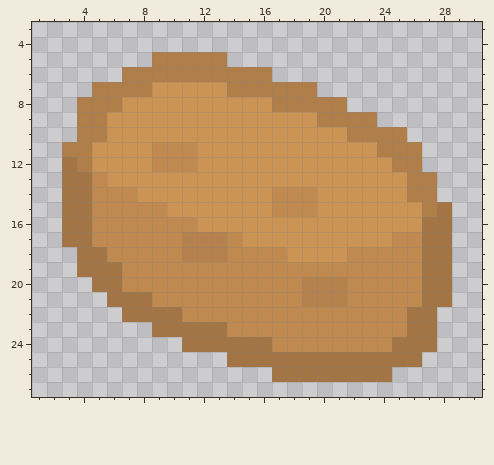
Two versions of one pixel-art sprite, Assets/Resources/Sprites/Resources/Potato/potato-base.png. This is how it looked before the edit.
The file is 32x32 pixels. Colours within 5 levels of each other are drawn and written as one. Shown: x 1..30, y 3..27.
After the commit:
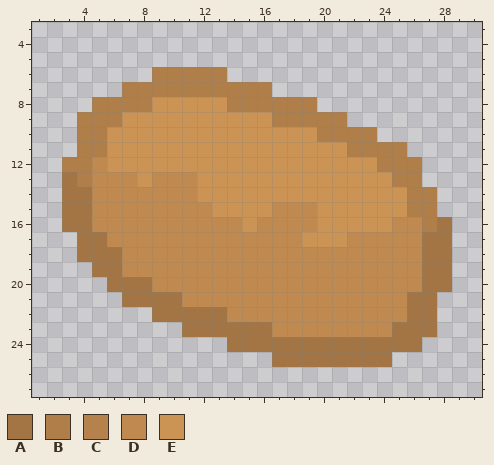
Palette (. is transparent): A #a37544  B #af7e49  C #b5814d  D #bf8950  E #cb9354
Difference:
The edit turns colour D into colour A in row 17 at x 5; in row 18 at x 6; in row 20 at x 7 to 8; in row 21 at x 9 to 10 and 26; in row 22 at x 11 to 13; in row 23 at x 14 to 16 and 25.
The edit turns colour D into colour A in row 24 at x 17 to 24.
The edit turns colour A into colour B in row 12 at x 3; in row 13 at x 4; in row 16 at x 27.
The edit turns colour E into colour B in row 7 at x 9 to 13; in row 8 at x 7 to 8 and 14 to 16; in row 9 at x 6 and 17 to 19; in row 10 at x 20 to 21; in row 11 at x 5 and 22 to 23; in row 12 at x 24.
The edit turns colour E into colour B in row 13 at x 25; in row 15 at x 26.
The edit turns colour C into colour D in rows 17 to 18 at x 11 to 13; in rows 20 to 21 at x 19 to 21.
The edit turns colour E into colour D in row 12 at x 5; in row 13 at x 6 to 7 and 9 to 11; in row 14 at x 8 to 11; in row 15 at x 10 to 12; in row 16 at x 12 to 14, 16 to 19 and 25 to 26; in row 17 at x 15 to 18 and 22 to 24.
The edit turns colour E into colour D in row 18 at x 18 to 21.
The edit turns colour D into colour E in rows 11 to 12 at x 9 to 11; in row 14 at x 17 to 19.
Colour A is gone in row 15 at x 28; in row 17 at x 3; in row 19 at x 4; in row 20 at x 5; in row 21 at x 6 and 28; in row 22 at x 7 to 8.
Colour A is gone in row 23 at x 9 to 10; in row 24 at x 11 to 13 and 27; in row 25 at x 14 to 16 and 25 to 26; in row 26 at x 17 to 24.
Colour B is gone in row 5 at x 9 to 13; in row 6 at x 7 to 8 and 14 to 16; in row 7 at x 5 to 6 and 17 to 19; in row 8 at x 4 and 20 to 21; in row 9 at x 22 to 23; in row 10 at x 24 to 25.
Colour B is gone in row 11 at x 3 and 26; in row 13 at x 27.
Boxes around the changes in both pictures, in picture pixels (x1, y1, x2, y2):
changed: (62, 52, 452, 382)
